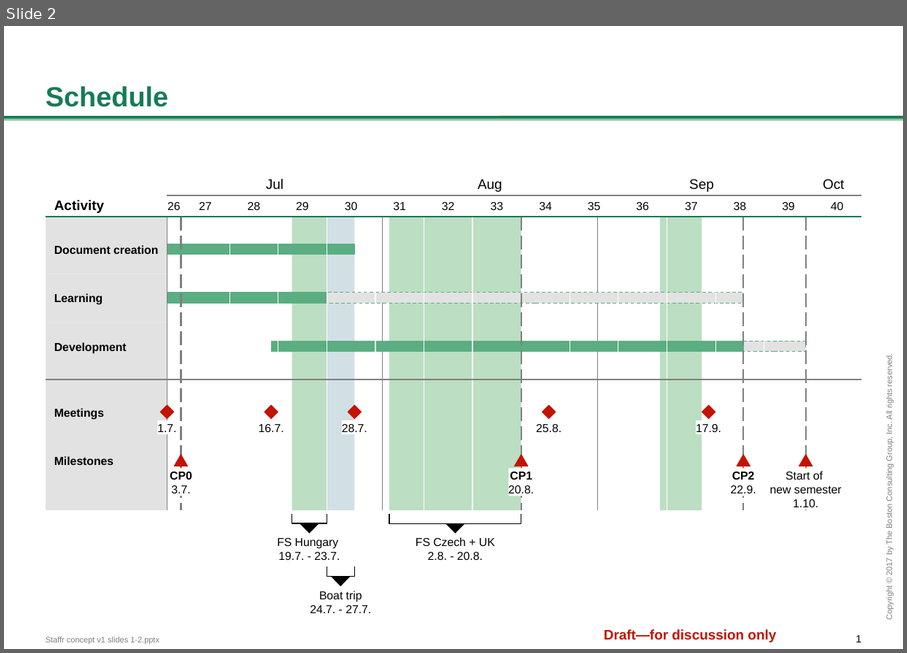
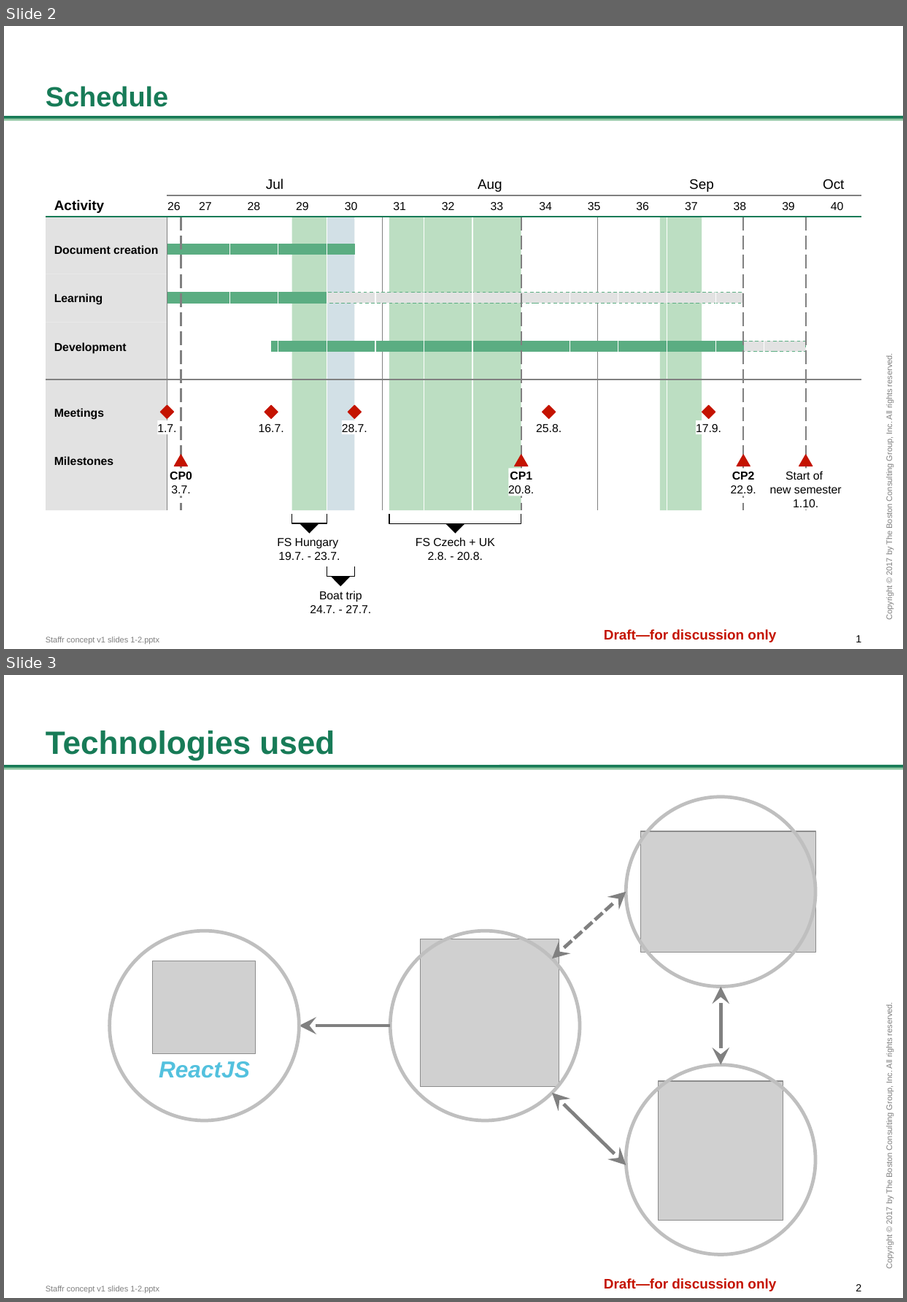
Before and after one commit to Plavit/Staffr, a slide deck: docs/WIP/Staffr concept v1 slides 1-2.pptx. Shown one above the other, each under a label of ours: slide 2 before the commit, slides 2 and 3 after it. The pictures are 907x653 and 907x1302 pixels, drawn with LibreOffice and Linux fonts; fonts in the diff are those of the drawing; grey boxes stand for pictures; background and template pictures are left out. Boxes give left, top, right and bottom in pixels: in the first picture for what was removed or moved away, otherwise in the second. Text is boxed around its words. In the diff, an @@ line names an element or a change of style, - is before the commit and + after.

```diff
--- a/docs/WIP/Staffr concept v1 slides 1-2.pptx
+++ b/docs/WIP/Staffr concept v1 slides 1-2.pptx
@@ slide 3 added at (4, 675, 903, 1298), background #FFFFFF; not listed: 5 template elements that a slide beside it also shows @@
@@ title added at (46, 730, 335, 760), 28 pt, text #177B57, bold @@
+Technologies used
@@ ellipse added at (627, 797, 816, 987), outline #BFBFBF 3 pt @@
@@ picture added at (641, 831, 816, 952) @@
@@ double arrow added from (552, 958) to (627, 892), #808080 3 pt dashed @@
@@ ellipse added at (109, 931, 299, 1120), outline #BFBFBF 3 pt @@
@@ ellipse added at (390, 931, 579, 1120), outline #BFBFBF 3 pt @@
@@ picture added at (421, 939, 560, 1087) @@
@@ picture added at (153, 960, 256, 1053) @@
@@ double arrow added from (722, 1065) to (722, 987), #808080 3 pt @@
@@ arrow added from (390, 1025) to (300, 1025), #808080 3 pt @@
@@ text added at (159, 1061, 250, 1078), 20 pt, text #53C1DE, bold, italic @@
+ReactJS
@@ ellipse added at (627, 1065, 816, 1254), outline #BFBFBF 3 pt @@
@@ picture added at (658, 1081, 784, 1220) @@
@@ double arrow added from (552, 1093) to (627, 1165), #808080 3 pt @@
```
Also in this commit, not shown: 4 other files.
